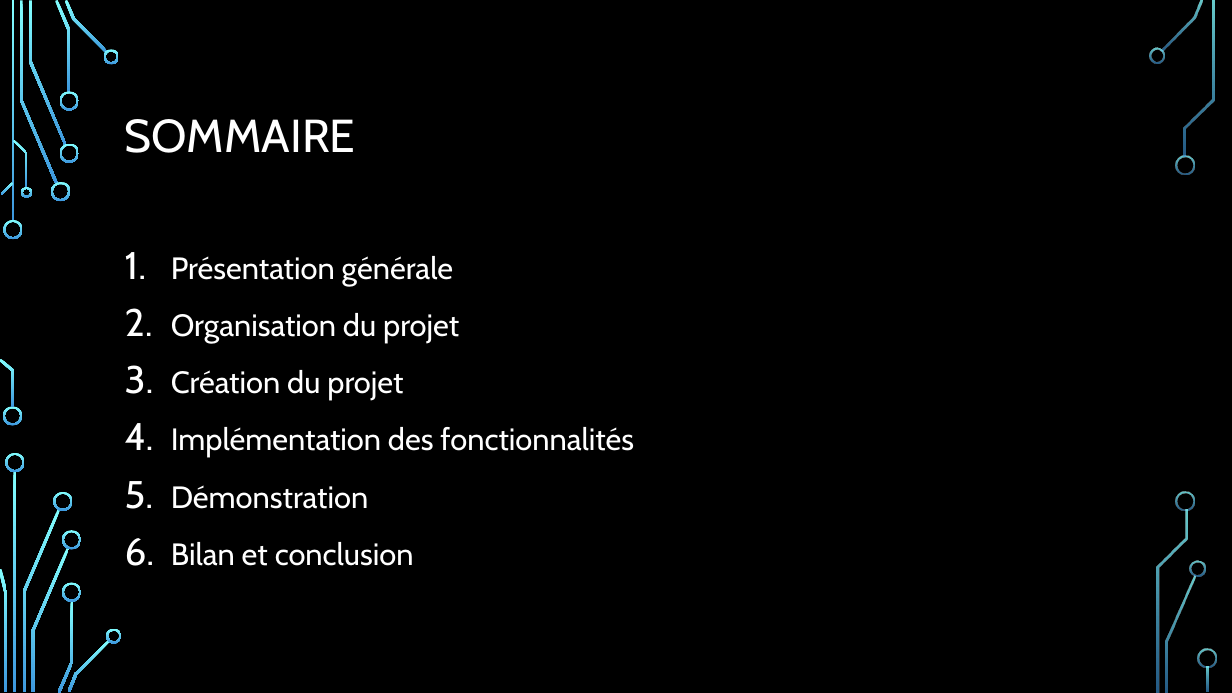
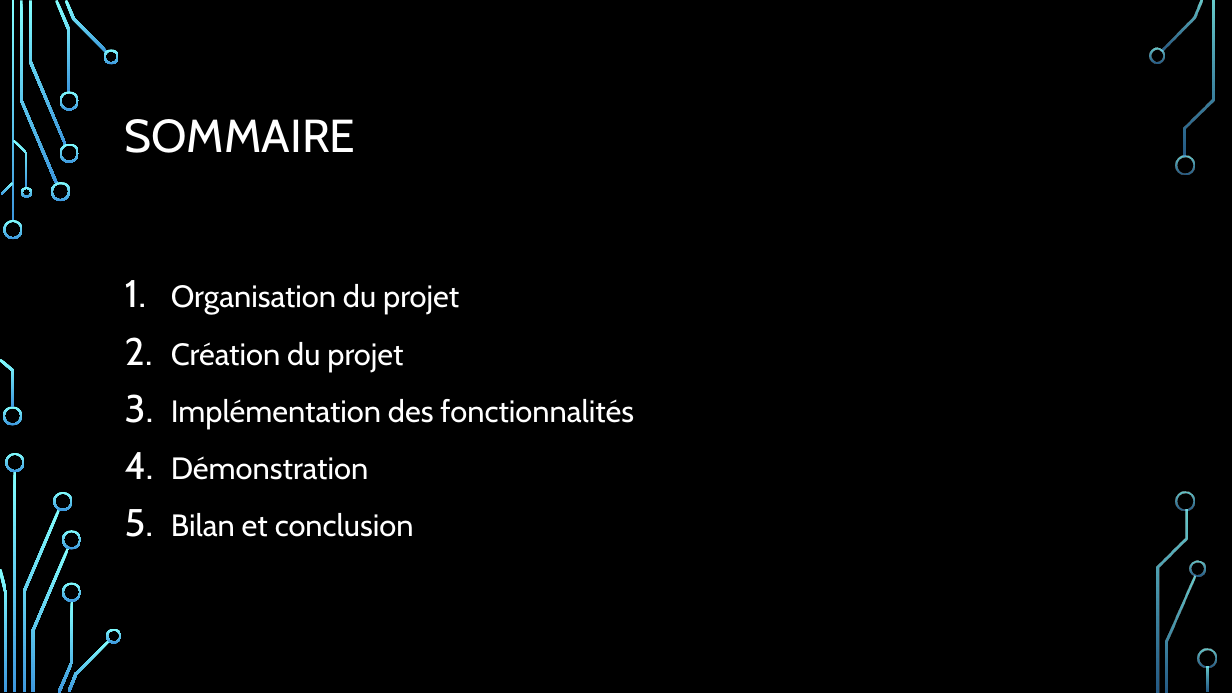
Before and after one commit to KierannCode/GameRef, a slide deck: slide 2 of présentation_orsys.pptx. Drawn at 1232x693 pixels with LibreOffice and Linux fonts; fonts in the diff are those of the drawing; background and template pictures are left out. Boxes give left, top, right and bottom in pixels: in the first picture for what was removed or moved away, otherwise in the second. Text is boxed around its words. In the diff, an @@ line names an element or a change of style, - is before the commit and + after.

```diff
--- a/présentation_orsys.pptx
+++ b/présentation_orsys.pptx
@@ text at <box>171,256,453,286</box>: paragraph removed @@
-1. Présentation générale
```
Also in this commit, not shown: 6 other slides changed, 1 slide removed.
